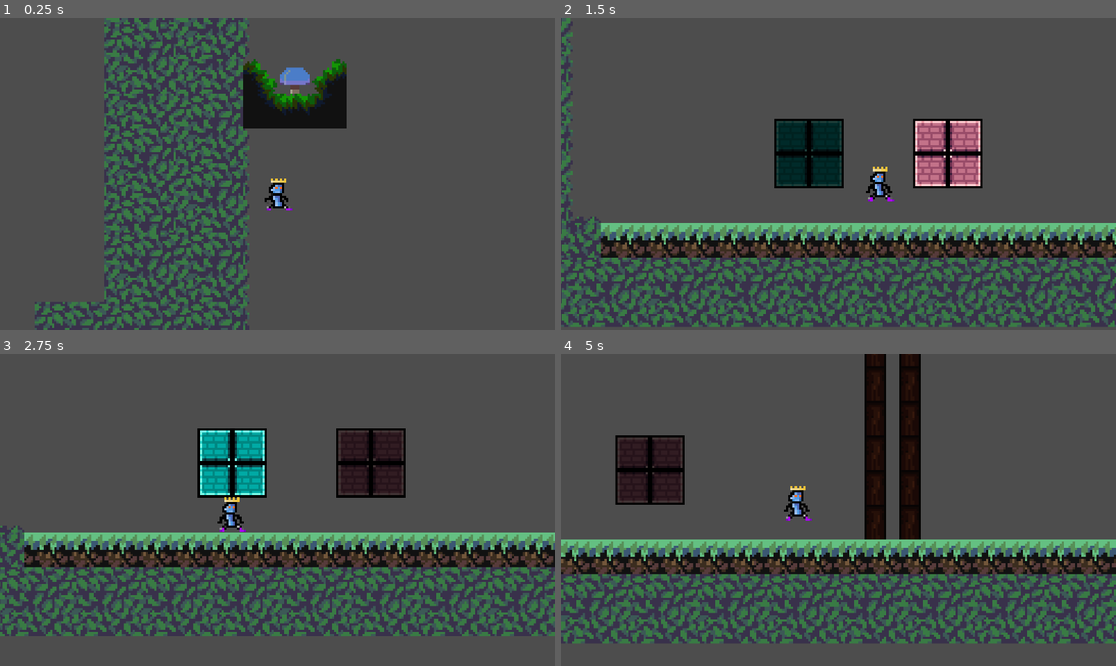
Above: before the commit, frames 1-4 (two rows, left to right).
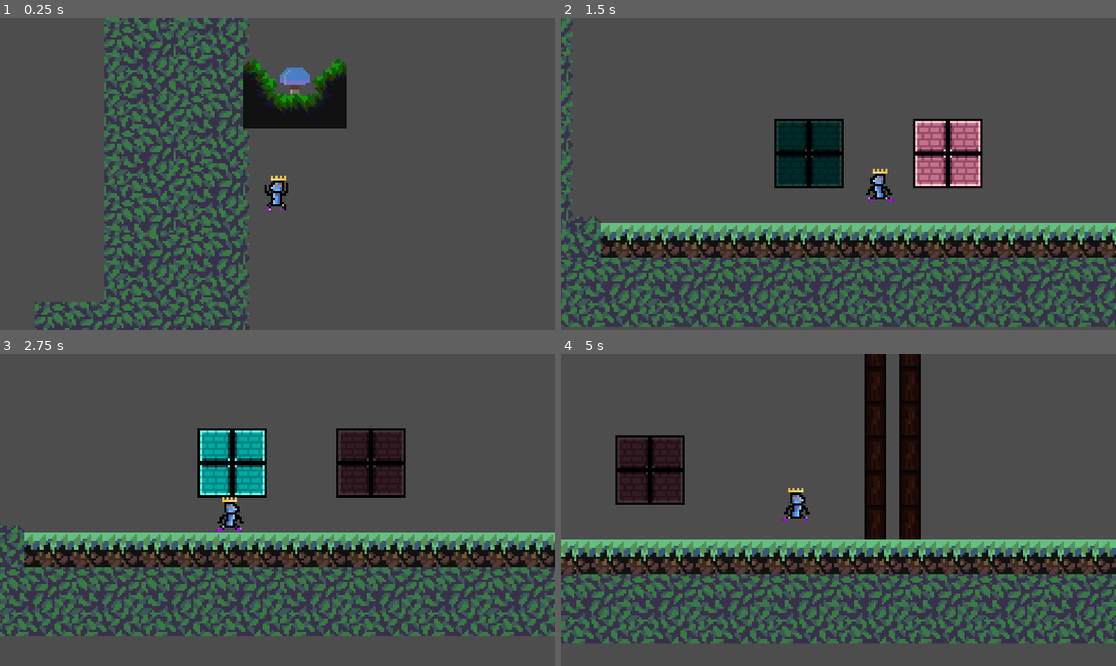
Above: after the commit, the same moments.

Repository: Sylvvs/PlatformerRhythmMaybe
Game: Godot game, scene res://Scenes/Levels/MossyCave.tscn
The game is run twice, just before and just after one commit, with the same random seed, the same clock (stepped at 60 frames per second) and the same inputs.
Inputs:
- Up to frame 1 (0.25 s): no input
- Up to frame 2 (1.5 s): hold Right (walk_right) from 0.53 s (still down); tap X (dash) at 0.6 s; tap C (jump) at 0.77, 0.8, 1.07, 1.35 s
- Up to frame 3 (2.75 s): tap C (jump) at 1.52, 1.82, 2.3 s; tap X (dash) at 1.55, 2.1 s; release Right (walk_right) at 2.03 s; hold Left (walk_left) from 2.03 s (still down)
- Up to frame 4 (5 s): release Left (walk_left) at 2.78 s; hold Right (walk_right) 2.78-4.28 s; tap X (dash) at 2.85, 4.35 s; tap C (jump) at 3.02, 3.32, 3.6, 3.77, 4.07, 4.52, 4.82 s; hold Left (walk_left) from 4.28 s (still down)

The runs differ from the first frame. In frame 1, 0.3% of the frame differs, in the area x 47-53%, y 50-62%; in frame 2, 0.2%; in frame 3, 0.2%; in frame 4, 0.3%, in the area x 39-46%, y 42-54%.

Commit message:
animations working

Diff:
--- a/platformer-rhythm-maybe/Scenes/Player/player.gd
+++ b/platformer-rhythm-maybe/Scenes/Player/player.gd
@@ -17,6 +17,7 @@
 var last_y_dir := 0
 
 @onready var animation_tree = $AnimationTree
+@onready var sprite = $Sprite2D
 
 func _physics_process(delta: float) -> void:
 	var input_vec := get_input_vector()
@@ -35,13 +36,13 @@
 			velocity.x = min(velocity.x - friction, SPEED_MAX)
 		elif velocity.x < -SPEED_MAX:
 			velocity.x = max(velocity.x + friction, -SPEED_MAX)
-	print(velocity.x)
 
 
 	if Input.is_action_just_pressed("jump") and is_on_floor():
 		animation_tree["parameters/conditions/idle"] = false
 		animation_tree["parameters/conditions/jumping"] = true
 		animation_tree["parameters/conditions/dashing"] = false
+		animation_tree["parameters/conditions/running"] = false
 		velocity.y = JUMP_FORCE
 		dash_timer = DASH_TIME
 	if Input.is_action_just_released("jump") and velocity.y < 0 and dash_timer >= DASH_TIME:
@@ -49,6 +50,7 @@
 
 
 	if Input.is_action_just_pressed("dash") and dashes > 0 and dash_timer >= DASH_TIME:
+		animation_tree["parameters/conditions/jumping"] = false
 		animation_tree["parameters/conditions/dashing"] = true
 		dashes -= 1
 		dash_timer = 0.0
@@ -77,16 +79,29 @@
 
 	move_and_slide()
 
+	if velocity.x > 0:
+		sprite.flip_h = false
+	elif velocity.x < 0:
+		sprite.flip_h = true
+
 	if is_on_floor():
+		animation_tree["parameters/conditions/jumping"] = false
+		animation_tree["parameters/conditions/falling"] = false
+	else:
+		animation_tree["parameters/conditions/running"] = false
+
+	if velocity.y > 0:
+		animation_tree["parameters/conditions/falling"] = true
 		animation_tree["parameters/conditions/jumping"] = false
 
 	if abs(velocity.x) > 0 and is_on_floor():
-		pass
 		animation_tree["parameters/conditions/running"] = true
 		animation_tree["parameters/conditions/idle"] = false
 	elif is_on_floor():
 		animation_tree["parameters/conditions/running"] = false
 		animation_tree["parameters/conditions/idle"] = true
+
+
 func get_input_vector() -> Vector2:
 	last_x_dir = get_axis_dir("walk_left", "walk_right", last_x_dir)
 	last_y_dir = get_axis_dir("up", "down", last_y_dir)
--- a/platformer-rhythm-maybe/Scenes/Player/player.tscn
+++ b/platformer-rhythm-maybe/Scenes/Player/player.tscn
@@ -6,6 +6,7 @@
 [ext_resource type="Texture2D" uid="uid://bgpl0v2pp04rk" path="res://Sprites/Player Sprites/jump.png" id="4_0u5uq"]
 [ext_resource type="Texture2D" uid="uid://dkl60afcnhorx" path="res://Sprites/Player Sprites/wallslide.png" id="5_jlvik"]
 [ext_resource type="Texture2D" uid="uid://blv5fvjkvv75" path="res://Sprites/Player Sprites/dash.png" id="6_dd0ac"]
+[ext_resource type="Texture2D" uid="uid://pq7513q71nrf" path="res://Sprites/Player Sprites/fall.png" id="7_0u5uq"]
 
 [sub_resource type="RectangleShape2D" id="RectangleShape2D_onrkg"]
 size = Vector2(8, 9)
@@ -67,7 +68,6 @@
 
 [sub_resource type="Animation" id="Animation_oikmp"]
 resource_name = "jump"
-loop_mode = 1
 tracks/0/type = "value"
 tracks/0/imported = false
 tracks/0/enabled = true
@@ -178,10 +178,40 @@
 "values": [Rect2(16, 0, 16, 16), Rect2(55, 0, 32, 16), Rect2(103, 0, 32, 16), Rect2(151, 0, 32, 16), Rect2(201, 0, 32, 16), Rect2(249, 0, 32, 16), Rect2(296, 0, 32, 16)]
 }
 
+[sub_resource type="Animation" id="Animation_jlvik"]
+resource_name = "fall"
+length = 0.4
+loop_mode = 1
+tracks/0/type = "value"
+tracks/0/imported = false
+tracks/0/enabled = true
+tracks/0/path = NodePath("Sprite2D:texture")
+tracks/0/interp = 1
+tracks/0/loop_wrap = true
+tracks/0/keys = {
+"times": PackedFloat32Array(0),
+"transitions": PackedFloat32Array(1),
+"update": 1,
+"values": [ExtResource("7_0u5uq")]
+}
+tracks/1/type = "value"
+tracks/1/imported = false
+tracks/1/enabled = true
+tracks/1/path = NodePath("Sprite2D:region_rect")
+tracks/1/interp = 0
+tracks/1/loop_wrap = true
+tracks/1/keys = {
+"times": PackedFloat32Array(0, 0.2, 0.4),
+"transitions": PackedFloat32Array(1, 1, 1),
+"update": 0,
+"values": [Rect2(16, 4, 16, 16), Rect2(32, 4, 16, 16), Rect2(48, 4, 16, 16)]
+}
+
 [sub_resource type="AnimationLibrary" id="AnimationLibrary_7g0yx"]
 _data = {
 &"RESET": SubResource("Animation_74mp2"),
 &"dash": SubResource("Animation_0u5uq"),
+&"fall": SubResource("Animation_jlvik"),
 &"idle": SubResource("Animation_gk6dx"),
 &"jump": SubResource("Animation_oikmp"),
 &"run": SubResource("Animation_jhyir"),
@@ -190,12 +220,25 @@
 
 [sub_resource type="AnimationNodeAnimation" id="AnimationNodeAnimation_dd0ac"]
 animation = &"dash"
+use_custom_timeline = true
+timeline_length = 0.2
+stretch_time_scale = true
+start_offset = 0.0
+loop_mode = 0
+
+[sub_resource type="AnimationNodeAnimation" id="AnimationNodeAnimation_74mp2"]
+animation = &"fall"
 
 [sub_resource type="AnimationNodeAnimation" id="AnimationNodeAnimation_0u5uq"]
 animation = &"idle"
 
 [sub_resource type="AnimationNodeAnimation" id="AnimationNodeAnimation_jlvik"]
 animation = &"jump"
+use_custom_timeline = true
+timeline_length = 0.4
+stretch_time_scale = true
+start_offset = 0.0
+loop_mode = 0
 
 [sub_resource type="AnimationNodeAnimation" id="AnimationNodeAnimation_gk6dx"]
 animation = &"run"
@@ -255,21 +298,57 @@
 [sub_resource type="AnimationNodeStateMachineTransition" id="AnimationNodeStateMachineTransition_jincj"]
 advance_mode = 2
 advance_condition = &"running"
+
+[sub_resource type="AnimationNodeStateMachineTransition" id="AnimationNodeStateMachineTransition_rqdc0"]
+switch_mode = 2
+advance_mode = 2
+advance_condition = &"falling"
+
+[sub_resource type="AnimationNodeStateMachineTransition" id="AnimationNodeStateMachineTransition_qr1w5"]
+advance_mode = 2
+advance_condition = &"falling"
+
+[sub_resource type="AnimationNodeStateMachineTransition" id="AnimationNodeStateMachineTransition_ythyg"]
+switch_mode = 2
+advance_mode = 2
+advance_condition = &"falling"
+
+[sub_resource type="AnimationNodeStateMachineTransition" id="AnimationNodeStateMachineTransition_bmb2s"]
+advance_mode = 2
+advance_condition = &"falling"
+
+[sub_resource type="AnimationNodeStateMachineTransition" id="AnimationNodeStateMachineTransition_ur3l4"]
+advance_mode = 2
+advance_condition = &"dashing"
+
+[sub_resource type="AnimationNodeStateMachineTransition" id="AnimationNodeStateMachineTransition_2ahak"]
+advance_mode = 2
+advance_condition = &"idle"
+
+[sub_resource type="AnimationNodeStateMachineTransition" id="AnimationNodeStateMachineTransition_rukb4"]
+advance_mode = 2
+advance_condition = &"running"
+
+[sub_resource type="AnimationNodeStateMachineTransition" id="AnimationNodeStateMachineTransition_4no11"]
+advance_mode = 2
+advance_condition = &"jumping"
 
 [sub_resource type="AnimationNodeStateMachine" id="AnimationNodeStateMachine_rqdc0"]
 states/Start/position = Vector2(118, 124)
 states/dash/node = SubResource("AnimationNodeAnimation_dd0ac")
-states/dash/position = Vector2(498, -6)
+states/dash/position = Vector2(487, -44)
+states/fall/node = SubResource("AnimationNodeAnimation_74mp2")
+states/fall/position = Vector2(716, 11)
 states/idle/node = SubResource("AnimationNodeAnimation_0u5uq")
 states/idle/position = Vector2(306, 117)
 states/jump/node = SubResource("AnimationNodeAnimation_jlvik")
-states/jump/position = Vector2(735, 167)
+states/jump/position = Vector2(664, 245)
 states/run/node = SubResource("AnimationNodeAnimation_gk6dx")
-states/run/position = Vector2(487, 262)
+states/run/position = Vector2(434, 263)
 states/wallslide/node = SubResource("AnimationNodeAnimation_jhyir")
-states/wallslide/position = Vector2(676, 4)
-transitions = ["Start", "idle", SubResource("AnimationNodeSt …(870 unchanged characters)… mationNodeStateMachineTransition_jincj")]
-graph_offset = Vector2(-318, -94)
+states/wallslide/position = Vector2(933, -8)
+transitions = ["Start", "idle", SubResource("AnimationNodeSt …(870 unchanged characters)… mationNodeStateMachineTransition_jincj"), "jump", "fall", SubResource("AnimationNodeStateMachineTransition_rqdc0"), "run", "fall", SubResource("AnimationNodeStateMachineTransition_qr1w5"), "dash", "fall", SubResource("AnimationNodeStateMachineTransition_ythyg"), "idle", "fall", SubResource("AnimationNodeStateMachineTransition_bmb2s"), "fall", "dash", SubResource("AnimationNodeStateMachineTransition_ur3l4"), "fall", "idle", SubResource("AnimationNodeStateMachineTransition_2ahak"), "fall", "run", SubResource("AnimationNodeStateMachineTransition_rukb4"), "fall", "jump", SubResource("AnimationNodeStateMachineTransition_4no11")]
+graph_offset = Vector2(-361, -103)
 
 [node name="Player" type="CharacterBody2D"]
 z_index = 1
@@ -298,6 +377,7 @@
 tree_root = SubResource("AnimationNodeStateMachine_rqdc0")
 anim_player = NodePath("../AnimationPlayer")
 parameters/conditions/dashing = false
+parameters/conditions/falling = false
 parameters/conditions/idle = false
 parameters/conditions/jumping = false
 parameters/conditions/running = false
Not shown: 1 places in platformer-rhythm-maybe/Scenes/Levels/level.tscn that only renumber resources
Not shown: 1 places in platformer-rhythm-maybe/Scenes/Player/player.tscn that only renumber resources
Binary file added: platformer-rhythm-maybe/Sprites/Player Sprites/fall.png
Not shown, added: platformer-rhythm-maybe/Sprites/Player Sprites/fall.png.import
